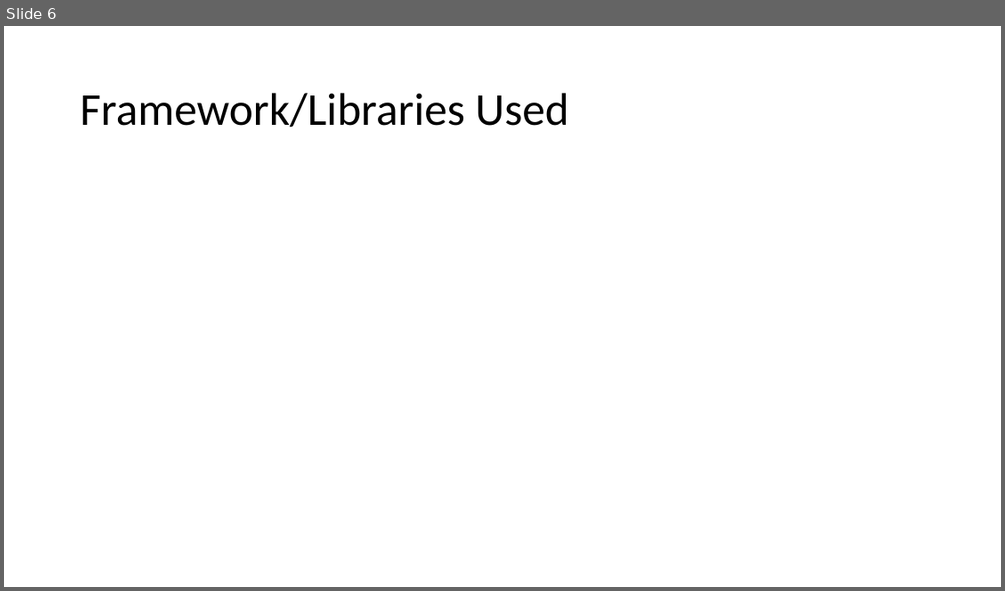
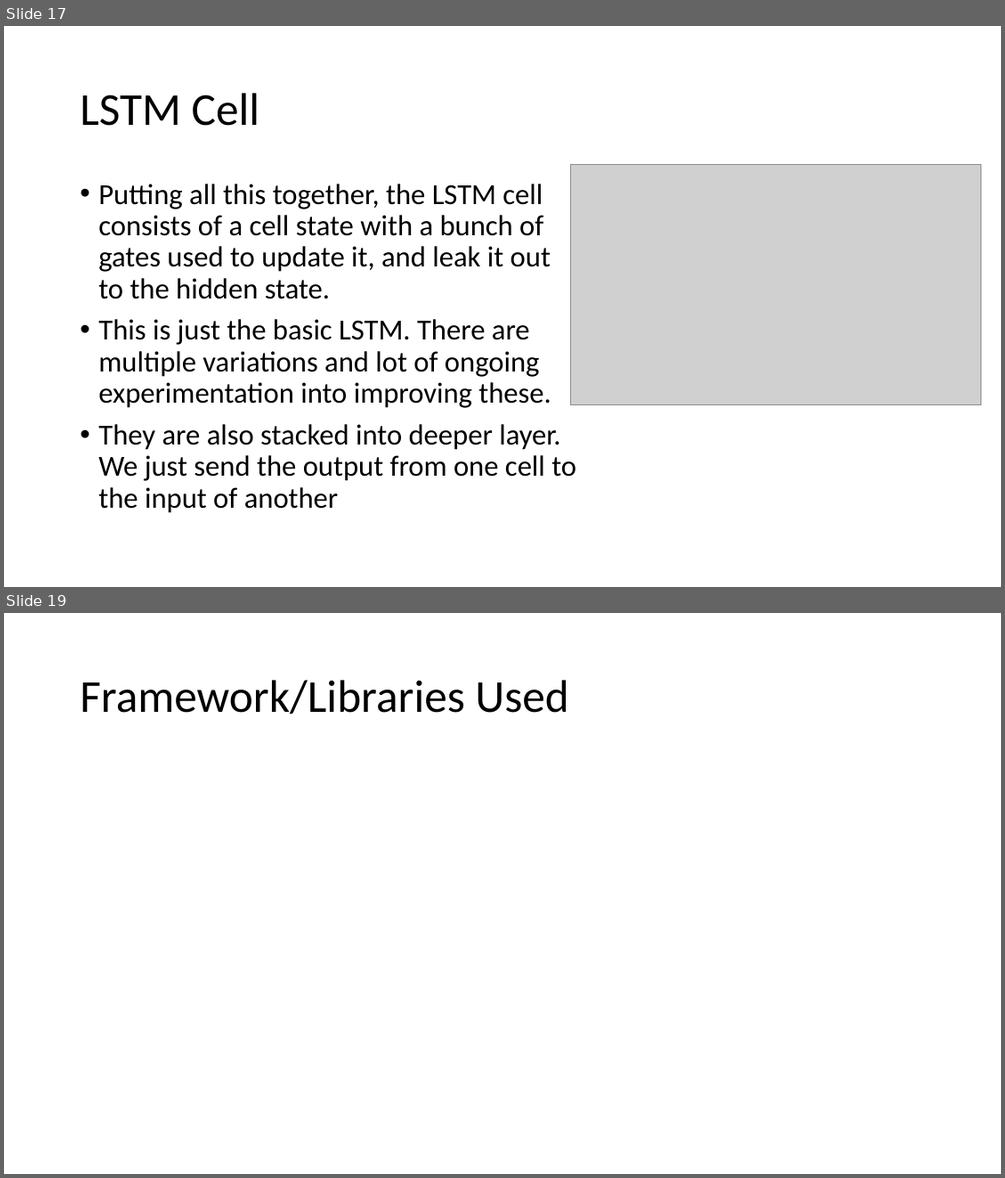
Before and after one commit to binit92/INSE-6421, a slide deck: Presentation.pptx. Shown one above the other, each under a label of ours: slide 6 before the commit, slides 17 and 19 after it; the slides between them are not shown. The pictures are 1005x591 and 1005x1178 pixels, drawn with LibreOffice and Linux fonts; fonts in the diff are those of the drawing; grey boxes stand for pictures. Boxes give left, top, right and bottom in pixels: in the first picture for what was removed or moved away, otherwise in the second. Text is boxed around its words. In the diff, an @@ line names an element or a change of style, - is before the commit and + after.

```diff
--- a/Presentation.pptx
+++ b/Presentation.pptx
@@ slide 17 added at (4,26,1001,587), background #FFFFFF @@
@@ title added at (80,93,259,126), 44 pt, text #000000 @@
+LSTM Cell
@@ text added at (98,184,576,513), 28 pt, text #000000 @@
+• Putting all this together, the LSTM cell consists of a cell state with a bunch of gates used to update it, and leak it out to the hidden state.
+• This is just the basic LSTM. There are multiple variations and lot of ongoing experimentation into improving these.
+• They are also stacked into deeper layer. We just send the output from one cell to the input of another
@@ picture added at (570,164,980,404) @@
@@ what was slide 6 is now slide 19 @@
```
Also in this commit, not shown: 1 slide changed, 13 other slides added, 1 slide removed, 13 other files.
